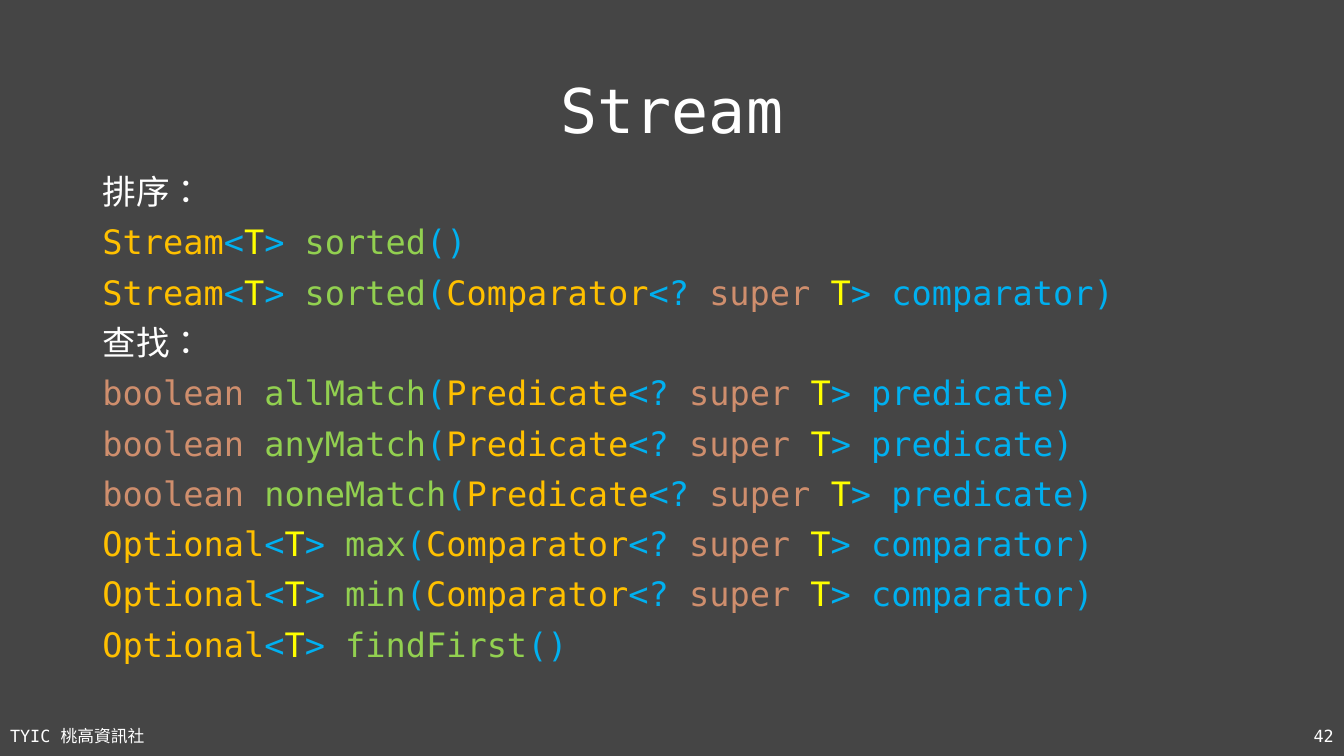
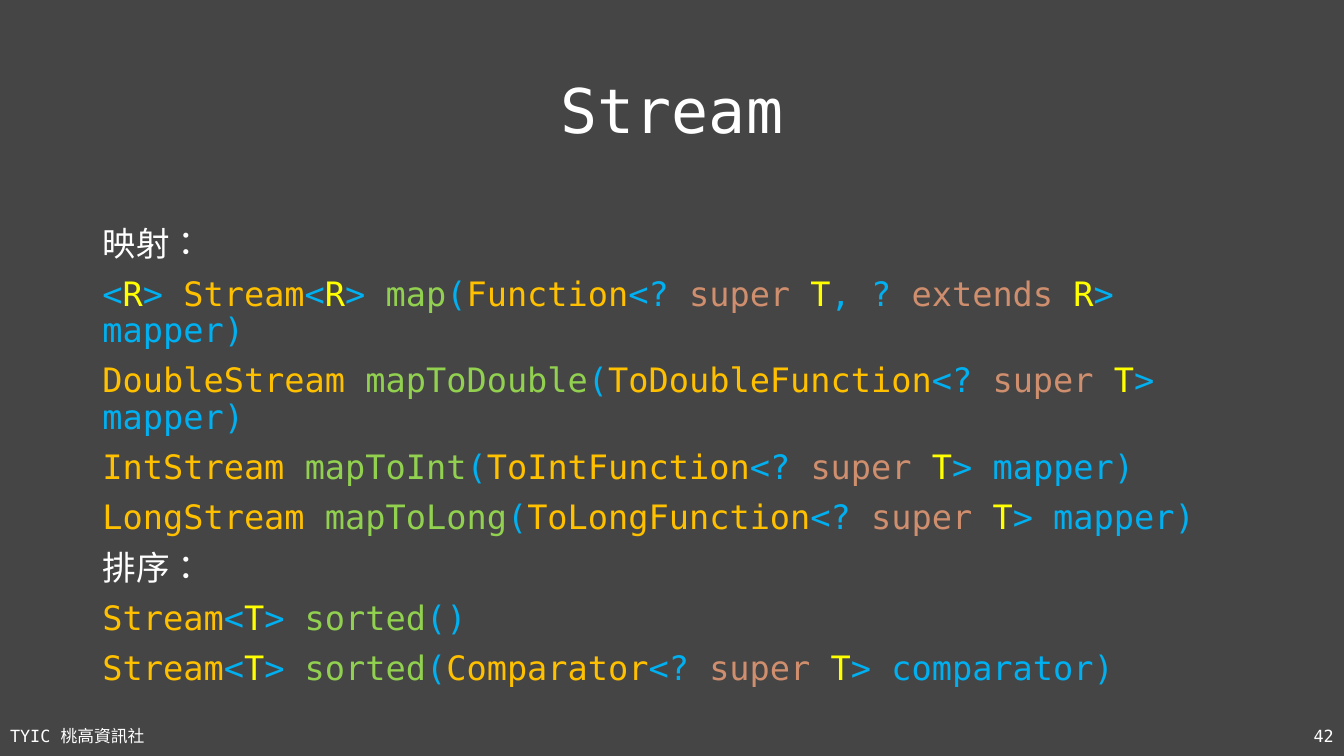
Before and after one commit to TYSHIC/slides, a slide deck: slide 42 of ppt/14_工具類別(2).pptx. Drawn at 1344x756 pixels with LibreOffice and Linux fonts; fonts in the diff are those of the drawing. Boxes give left, top, right and bottom in pixels: in the first picture for what was removed or moved away, otherwise in the second. Text is boxed around its words. In the diff, an @@ line names an element or a change of style, - is before the commit and + after.

```diff
--- a/ppt/14_工具類別(2).pptx
+++ b/ppt/14_工具類別(2).pptx
@@ text "映射：": place and size @@
-text "映射：" at (102,175,1113,664)
+text "映射：" at (102,228,1195,687)
@@ text at (102,228,1195,536): paragraphs added @@
+映射：
+<R> Stream<R> map(Function<? super T, ? extends R> mapper)
+DoubleStream mapToDouble(ToDoubleFunction<? super T> mapper)
+IntStream mapToInt(ToIntFunction<? super T> mapper)
+LongStream mapToLong(ToLongFunction<? super T> mapper)
@@ text at (102,326,1093,664): paragraphs removed @@
-查找：
-boolean allMatch(Predicate<? super T> predicate)
-boolean anyMatch(Predicate<? super T> predicate)
-boolean noneMatch(Predicate<? super T> predicate)
-Optional<T> max(Comparator<? super T> comparator)
-Optional<T> min(Comparator<? super T> comparator)
-Optional<T> findFirst()
```
Also in this commit, not shown: 4 other slides changed, 15 other files.
